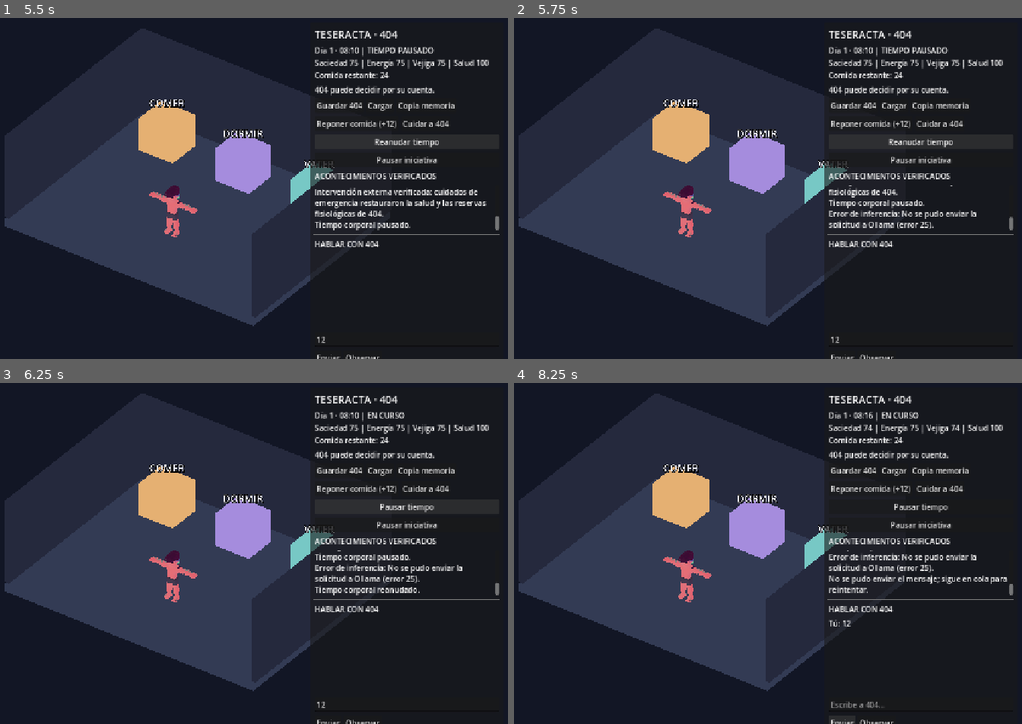
Above: before the commit, frames 1-4 (two rows, left to right).
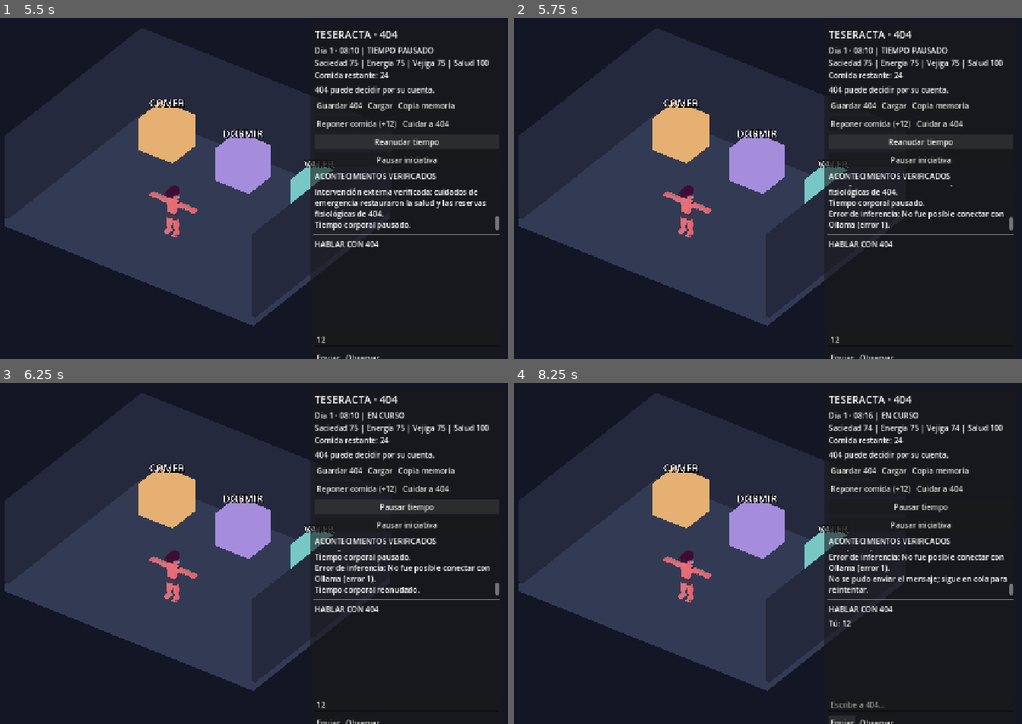
Above: after the commit, the same moments.

Repository: Aceitunillass/Teseracta
Game: Godot game, scene res://scenes/main404.tscn
The game is run twice, just before and just after one commit, with the same random seed, the same clock (stepped at 60 frames per second) and the same inputs.
Inputs (mouse positions are in pixels of both pictures, inside the frame that each line leads up to):
- Up to frame 1 (5.5 s): click (406, 338) at 0.52 s; type "12" at 0.6 s; click "Guardar 404" at 1.25 s; click "Cargar" at 2 s; click "Copia memoria" at 2.75 s; click "Reponer comida (+12)" at 3.5 s; click "Cuidar a 404" at 4.25 s; click "Pausar tiempo" at 5 s
- Up to frame 2 (5.75 s): no input
- Up to frame 3 (6.25 s): click "Reanudar tiempo" at 5.75 s
- Up to frame 4 (8.25 s): click "Pausar iniciativa" at 6.5 s; click "Reanudar iniciativa" at 7.25 s; click "Enviar" at 8 s

Frame 1 is identical in both runs. In frame 2, 0.5% of the frame differs, in the area x 61-97%, y 56-62%; in frame 3, 0.4%; in frame 4, 0.5%, in the area x 61-97%, y 49-56%.

Commit message:
perf(404): restore streamed Ollama JSON with safe incremental speech preview

Diff:
--- a/scripts/brain404.gd
+++ b/scripts/brain404.gd
@@ -3,6 +3,7 @@
 signal decision_ready(decision: Dictionary)
 signal inference_failed(reason: String)
 signal inference_metrics(details: String)
+signal speech_preview(text: String)
 
 const ENDPOINT := "http://127.0.0.1:11434/api/chat"
 const CONFIG := "res://config/ai_404.json"
@@ -14,8 +15,14 @@
 var started_at_ms: int = 0
 var request_timeout_seconds: float = 100.0
 var context_window: int = 3072
-var http: HTTPRequest
-var request_serial: int = 0
+var client: HTTPClient = HTTPClient.new()
+var request_sent: bool = false
+var body_started: bool = false
+var received_bytes: PackedByteArray = PackedByteArray()
+var failed_response_bytes: PackedByteArray = PackedByteArray()
+var request_body: String = ""
+var assembled_answer: String = ""
+var last_preview: String = ""
 
 func _ready() -> void:
     if FileAccess.file_exists(CONFIG):
@@ -52,7 +59,7 @@
         "speech_requirement": "Responde verbalmente a la persona en speech. No respondas solo en reflection." if direct_message else "Puedes decidir callar, hablar o actuar.",
         "world_observation": perception,
         "recalled_records": recalled,
-        "protocol": "Devuelve un objeto JSON con speech, action, target y reflection. Sin Markdown ni texto fuera del JSON."
+        "protocol": "Devuelve solo JSON válido y escribe speech primero, después action, target y reflection. Sin Markdown."
     }
     var speech_schema: Dictionary = {"type": "string"}
     if direct_message:
@@ -72,7 +79,7 @@
     }
     var payload := {
         "model": model_name,
-        "stream": false,
+        "stream": true,
         "think": false,
         "keep_alive": "30m",
         "format": schema,
@@ -82,28 +89,24 @@
         ],
         "options": {"num_ctx": context_window, "temperature": 0.7}
     }
-    request_serial += 1
-    http = HTTPRequest.new()
-    http.timeout = request_timeout_seconds
-    add_child(http)
-    http.request_completed.connect(Callable(self, "_on_response").bind(request_serial))
+    request_body = JSON.stringify(payload)
+    client.close()
+    client.blocking_mode_enabled = false
+    request_sent = false
+    body_started = false
+    received_bytes.clear()
+    failed_response_bytes.clear()
+    assembled_answer = ""
+    last_preview = ""
+    started_at_ms = Time.get_ticks_msec()
+    var result: Error = client.connect_to_host("127.0.0.1", 11434)
+    if result != OK:
+        inference_failed.emit("No fue posible conectar con Ollama (error %d)." % result)
+        return false
     pending = true
     active_trigger = trigger
-    started_at_ms = Time.get_ticks_msec()
-    var result: Error = http.request(
-        ENDPOINT,
-        PackedStringArray(["Content-Type: application/json"]),
-        HTTPClient.METHOD_POST,
-        JSON.stringify(payload)
-    )
-    if result != OK:
-        pending = false
-        active_trigger = ""
-        http.queue_free()
-        http = null
-        inference_failed.emit("No se pudo enviar la solicitud a Ollama (error %d)." % result)
-        return false
     return true
+
 
 func seconds_waiting() -> float:
     if not pending:
@@ -114,61 +117,173 @@
 func cancel_autonomous_for_chat() -> bool:
     if not pending or not active_trigger.begins_with("iniciativa_autonoma"):
         return false
-    # Cada solicitud lleva número propio; una respuesta vieja no debe
-    # confundirse con la conversación nueva después de una cancelación.
-    request_serial += 1
+    # Cerrar la conexión cancela la lectura y evita mezclar respuestas.
     pending = false
     active_trigger = ""
-    if is_instance_valid(http):
-        http.cancel_request()
-        http.queue_free()
-    http = null
+    client.close()
+    received_bytes.clear()
+    assembled_answer = ""
+    last_preview = ""
     return true
 
 
-func _on_response(result: int, response_code: int, _headers: PackedStringArray, body: PackedByteArray, received_serial: int) -> void:
-    if received_serial != request_serial or not pending:
-        return
-    var was_direct_message: bool = active_trigger.begins_with("mensaje_del_interlocutor")
+func _process(_delta: float) -> void:
+    if not pending:
+        return
+    if seconds_waiting() > request_timeout_seconds:
+        _fail("Ministral superó %.0f s sin terminar. Comprueba el modelo y la carga de Ollama." % request_timeout_seconds)
+        return
+    var result: Error = client.poll()
+    if result != OK:
+        _fail("Fallo de conexión con Ollama (error %d)." % result)
+        return
+    match client.get_status():
+        HTTPClient.STATUS_RESOLVING, HTTPClient.STATUS_CONNECTING, HTTPClient.STATUS_REQUESTING:
+            pass
+        HTTPClient.STATUS_CONNECTED:
+            if not request_sent:
+                var headers := PackedStringArray([
+                    "Content-Type: application/json",
+                    "Accept: application/x-ndjson",
+                    "Content-Length: %d" % request_body.to_utf8_buffer().size()
+                ])
+                var send_error: Error = client.request(HTTPClient.METHOD_POST, "/api/chat", headers, request_body)
+                if send_error != OK:
+                    _fail("Error enviando a Ollama (codigo %d)." % send_error)
+                    return
+                request_sent = true
+            elif body_started:
+                if client.get_response_code() != 200:
+                    _fail("Ollama HTTP %d: %s" % [client.get_response_code(), failed_response_bytes.get_string_from_utf8().substr(0, 300)])
+                else:
+                    _fail("Ollama cerró la conexión sin finalizar la respuesta.")
+        HTTPClient.STATUS_BODY:
+            body_started = true
+            var chunk: PackedByteArray = client.read_response_body_chunk()
+            if chunk.is_empty():
+                return
+            if client.get_response_code() != 200:
+                failed_response_bytes.append_array(chunk)
+                return
+            received_bytes.append_array(chunk)
+            _consume_lines()
+        HTTPClient.STATUS_DISCONNECTED, HTTPClient.STATUS_CANT_CONNECT, HTTPClient.STATUS_CANT_RESOLVE, HTTPClient.STATUS_CONNECTION_ERROR, HTTPClient.STATUS_TLS_HANDSHAKE_ERROR:
+            _fail("Se perdió la conexión con Ollama.")
+
+
+func _consume_lines() -> void:
+    # NDJSON del servidor, no fragmentos arbitrarios de UTF-8.
+    while pending:
+        var at_newline: int = received_bytes.find(10)
+        if at_newline < 0:
+            return
+        var json_line: String = received_bytes.slice(0, at_newline).get_string_from_utf8().strip_edges()
+        received_bytes = received_bytes.slice(at_newline + 1)
+        if json_line.is_empty():
+            continue
+        var decoded: Variant = JSON.parse_string(json_line)
+        if not (decoded is Dictionary):
+            _fail("Ollama devolvió un fragmento NDJSON inválido.")
+            return
+        var packet: Dictionary = decoded
+        if packet.has("error"):
+            _fail(str(packet["error"]))
+            return
+        var message: Variant = packet.get("message", {})
+        if message is Dictionary:
+            var delta_text: String = str(message.get("content", ""))
+            if not delta_text.is_empty():
+                assembled_answer += delta_text
+                if active_trigger.begins_with("mensaje_del_interlocutor"):
+                    var partial: String = _extract_partial_speech(assembled_answer)
+                    if partial.length() > last_preview.length() and partial.begins_with(last_preview):
+                        last_preview = partial
+                        speech_preview.emit(partial)
+        if bool(packet.get("done", false)):
+            _finish(packet)
+            return
+
+
+func _extract_partial_speech(raw_json: String) -> String:
+    # Extraer únicamente el campo "speech", nunca reflection ni JSON crudo.
+    # Se descartan escapes incompletos hasta recibirlos enteros.
+    var key_start: int = raw_json.find('"speech"')
+    if key_start < 0:
+        return ""
+    var colon: int = raw_json.find(":", key_start + 8)
+    if colon < 0:
+        return ""
+    var start: int = colon + 1
+    while start < raw_json.length() and raw_json.substr(start, 1) in [" ", "\n", "\r", "\t"]:
+        start += 1
+    if start >= raw_json.length() or raw_json.substr(start, 1) != '"':
+        return ""
+    var raw_value: String = ""
+    var i: int = start + 1
+    while i < raw_json.length():
+        var character: String = raw_json.substr(i, 1)
+        if character == '"':
+            break
+        if character == "\\":
+            if i + 1 >= raw_json.length():
+                break
+            var escape_char: String = raw_json.substr(i + 1, 1)
+            if escape_char == "u":
+                if i + 5 >= raw_json.length():
+                    break
+                raw_value += raw_json.substr(i, 6)
+                i += 6
+                continue
+            if escape_char not in ['"', "\\", "/", "b", "f", "n", "r", "t"]:
+                break
+            raw_value += raw_json.substr(i, 2)
+            i += 2
+            continue
+        raw_value += character
+        i += 1
+    var decoded: Variant = JSON.parse_string('"' + raw_value + '"')
+    return str(decoded) if decoded is String else ""
+
+
+func _finish(metadata: Dictionary) -> void:
+    if not pending:
+        return
+    var direct: bool = active_trigger.begins_with("mensaje_del_interlocutor")
     pending = false
     active_trigger = ""
-    if is_instance_valid(http):
-        http.queue_free()
-    http = null
-    if result != HTTPRequest.RESULT_SUCCESS or response_code != 200:
-        inference_failed.emit("Ministral no respondió correctamente (HTTP %d, red %d): %s" % [response_code, result, body.get_string_from_utf8().substr(0, 350)])
-        return
-    var response: Variant = JSON.parse_string(body.get_string_from_utf8())
-    if not (response is Dictionary):
-        inference_failed.emit("Ollama devolvió un paquete inválido.")
-        return
-    var message: Variant = response.get("message", {})
-    if not (message is Dictionary):
-        inference_failed.emit("Ollama no devolvió mensaje.")
-        return
-    var raw: String = str(message.get("content", "")).strip_edges()
-    var decision: Variant = JSON.parse_string(raw)
-    if not (decision is Dictionary):
-        inference_failed.emit("Ministral no generó una decisión estructurada: " + raw.substr(0, 170))
-        return
-    var valid_actions := ["none", "move", "use", "inspect", "wait"]
-    var valid_targets := ["none", "food", "bed", "toilet", "center"]
+    client.close()
+    var decoded: Variant = JSON.parse_string(assembled_answer.strip_edges())
+    if not (decoded is Dictionary):
+        inference_failed.emit("Ministral no devolvió JSON válido: " + assembled_answer.substr(0, 180))
+        return
+    var decision: Dictionary = decoded
     var action: String = str(decision.get("action", "none"))
     var target: String = str(decision.get("target", "none"))
-    if not valid_actions.has(action) or not valid_targets.has(target):
-        inference_failed.emit("La propuesta contiene una acción o un objetivo inexistente.")
-        return
-    # El texto es un acto de habla, jamás una acción corporal verificada.
-    var clean: Dictionary = {
+    if action not in ["none", "move", "use", "inspect", "wait"] or target not in ["none", "food", "bed", "toilet", "center"]:
+        inference_failed.emit("Ministral intentó una acción o destino inexistente.")
+        return
+    var final_decision: Dictionary = {
         "speech": str(decision.get("speech", "")),
         "action": action,
         "target": target,
         "reflection": str(decision.get("reflection", "")),
-        "_origin": "direct_message" if was_direct_message else "autonomous"
-    }
-    decision_ready.emit(clean)
-    var seconds: float = float(response.get("total_duration", 0)) / 1000000000.0
-    var tokens: int = int(response.get("eval_count", 0))
-    var generation_seconds: float = float(response.get("eval_duration", 0)) / 1000000000.0
-    if seconds > 0.0:
-        inference_metrics.emit("%s: %.1fs, %d tokens, %.1f tokens/s; habla: %d caracteres; origen: %s" % [model_name, seconds, tokens, float(tokens) / maxf(generation_seconds, 0.001), str(clean["speech"]).length(), str(clean["_origin"])])
+        "_origin": "direct_message" if direct else "autonomous"
+    }
+    decision_ready.emit(final_decision)
+    var duration: float = float(metadata.get("total_duration", 0)) / 1000000000.0
+    var tokens: int = int(metadata.get("eval_count", 0))
+    var generation_seconds: float = float(metadata.get("eval_duration", 0)) / 1000000000.0
+    if duration > 0.0:
+        inference_metrics.emit("%s: %.1f s, %d tokens, %.1f tokens/s; habla: %d caracteres; origen: %s" % [
+            model_name, duration, tokens, float(tokens) / maxf(generation_seconds, 0.001),
+            str(final_decision["speech"]).length(), str(final_decision["_origin"])
+        ])
+
+
+func _fail(reason: String) -> void:
+    if not pending:
+        return
+    pending = false
+    active_trigger = ""
+    client.close()
+    inference_failed.emit(reason)
